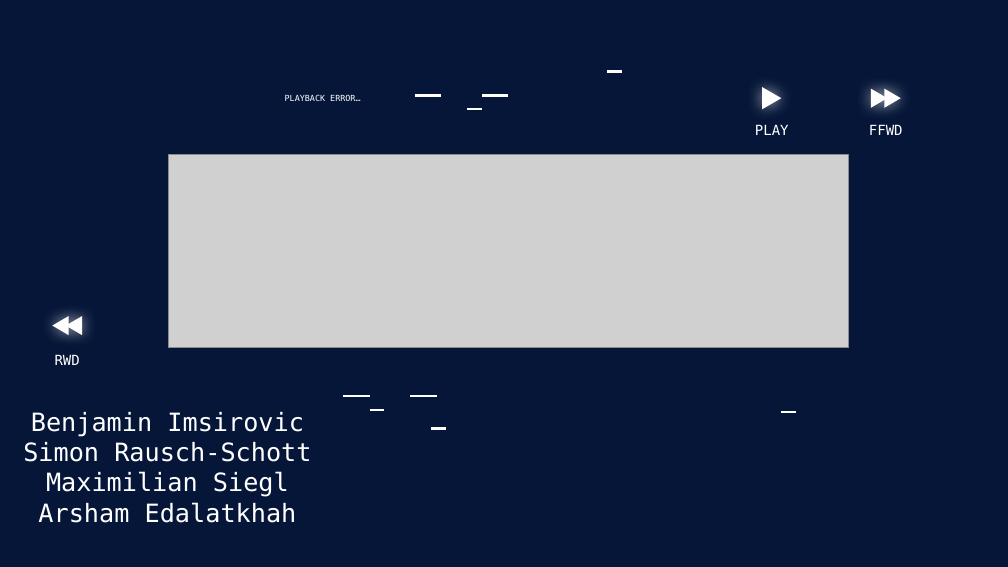
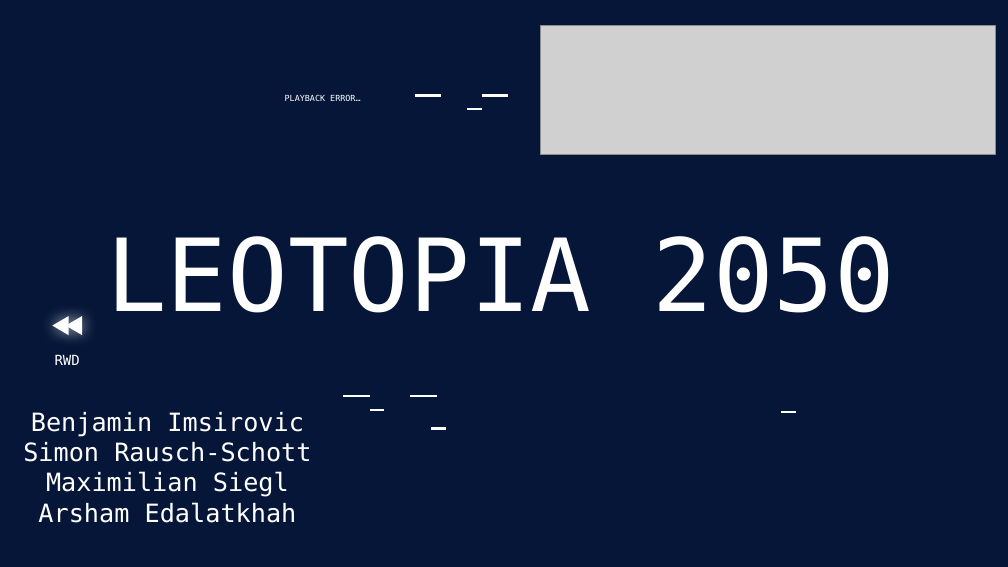
Before and after one commit to Nydery/leotopia, a slide deck: slide 1 of pptx/UmfrageErgebnissePLUSPlatformenUNDDashboard.pptx. Drawn at 1008x567 pixels with LibreOffice and Linux fonts; fonts in the diff are those of the drawing; grey boxes stand for pictures; background and template pictures are left out. Boxes give left, top, right and bottom in pixels: in the first picture for what was removed or moved away, otherwise in the second. Text is boxed around its words. In the diff, an @@ line names an element or a change of style, - is before the commit and + after.

Commit message:
Update powerpoint and add symbolic image for "eisspeicher"

```diff
--- a/pptx/UmfrageErgebnissePLUSPlatformenUNDDashboard.pptx
+++ b/pptx/UmfrageErgebnissePLUSPlatformenUNDDashboard.pptx
@@ picture: place and size @@
-picture at [168,154,849,347]
+picture at [540,25,996,154]
@@ line removed from (607, 72) to (622, 72) @@
@@ triangle removed at [763,87,782,109] @@
@@ triangle removed at [871,88,888,107] @@
@@ triangle removed at [885,88,901,107] @@
@@ text removed at [755,124,789,135] @@
-PLAY
@@ text removed at [869,124,903,135] @@
-FFWD
@@ text added at [106,236,895,313], 72 pt, text #FFFFFF @@
+LEOTOPIA 2050
```
Also in this commit, not shown: 4 other slides changed, 3 slides added, 1 slide removed, 1 other file.
